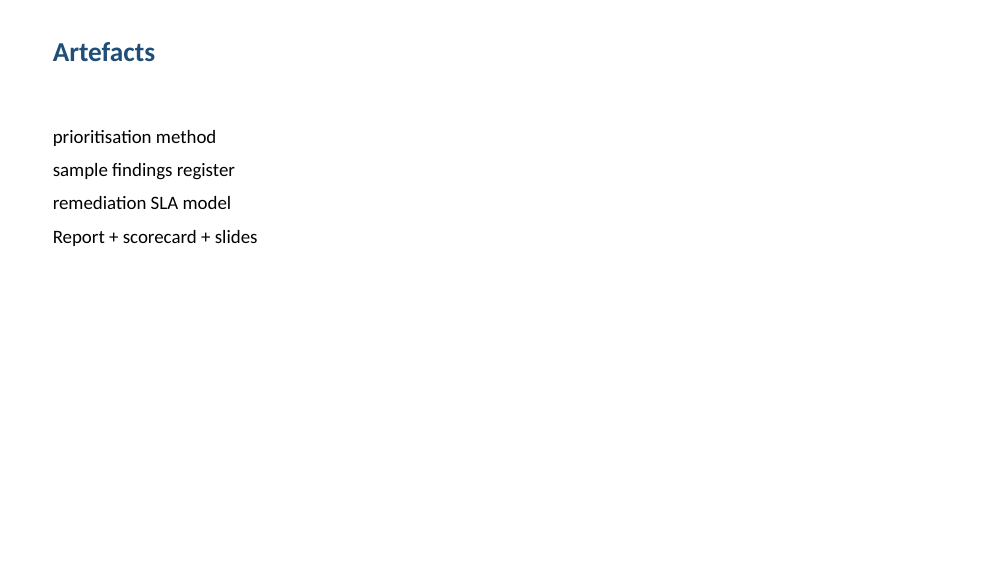
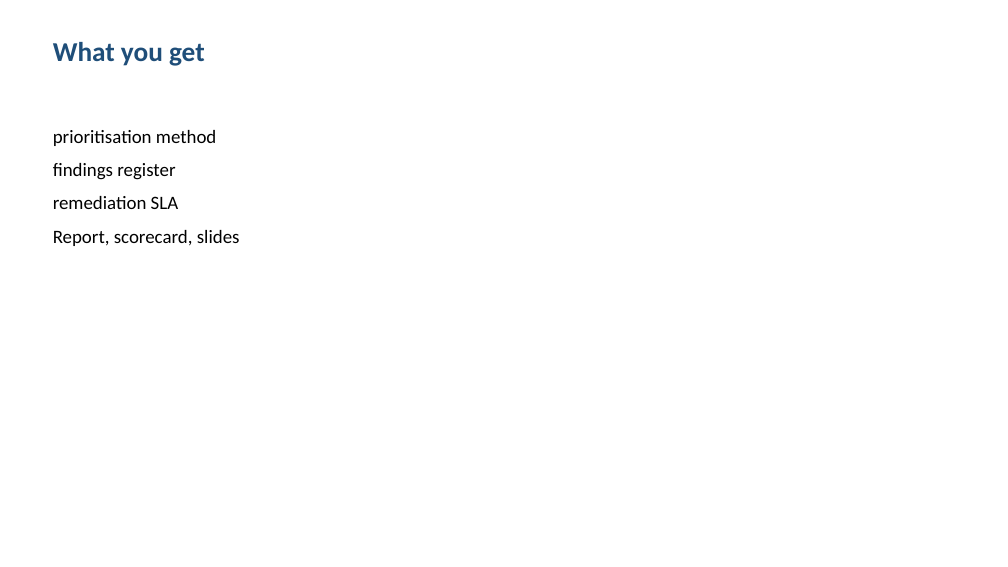
Before and after one commit to shohrabniaz/sme-attack-surface-assessment, a slide deck: slide 3 of Final_Submission/02_Presentation.pptx. Drawn at 1008x567 pixels with LibreOffice and Linux fonts; fonts in the diff are those of the drawing. Boxes give left, top, right and bottom in pixels: in the first picture for what was removed or moved away, otherwise in the second. Text is boxed around its words. In the diff, an @@ line names an element or a change of style, - is before the commit and + after.

```diff
--- a/Final_Submission/02_Presentation.pptx
+++ b/Final_Submission/02_Presentation.pptx
@@ text at bbox=[53, 42, 205, 66]: text changed @@
-Artefacts
+What you get
@@ text at bbox=[53, 163, 240, 246]: text changed @@
-sample findings register
-remediation SLA model
-Report + scorecard + slides
+findings register
+remediation SLA
+Report, scorecard, slides
```
Also in this commit, not shown: 3 other slides changed, 12 other files.
